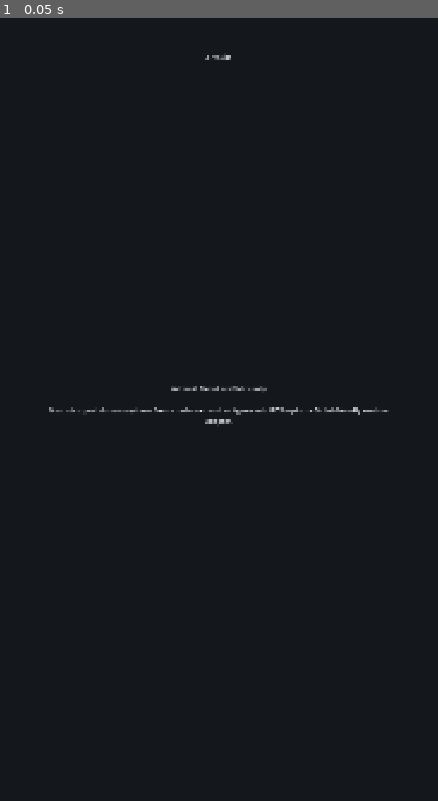
Above: before the commit, frame 1.
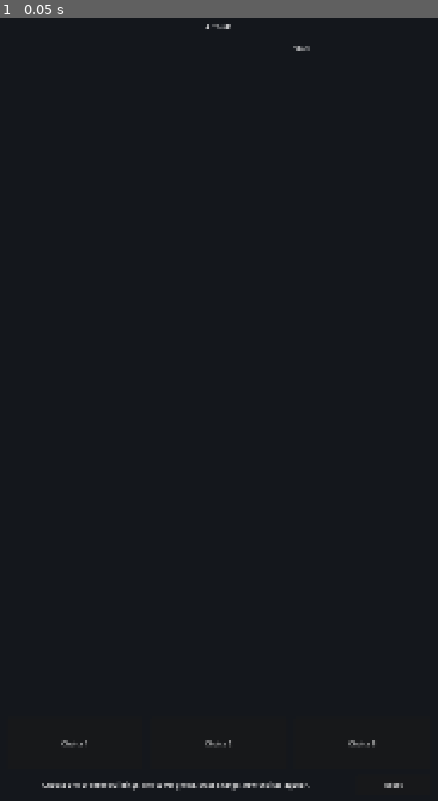
Above: after the commit, the same moment.

Repository: JUSTConnect/artbuild
Game: Godot game, scene res://scenes/main.tscn
Same seed, same stepped clock (60 frames per second), same inputs: the game is played once before the commit and once after it.
Inputs:
- Up to frame 1 (0.05 s): no input

The runs differ from the first frame. In frame 1, 0.9% of the frame differs, in the area x 9-93%, y 0-99%.
Error after the commit: Invalid assignment of property or key 'text' with value of type 'String' on a base object of type 'null instance'. (res://scripts/main.gd:6)

Commit message:
Add playable Godot scene UI

Diff:
--- a/scenes/main.tscn
+++ b/scenes/main.tscn
@@ -24,27 +24,114 @@
 layout_mode = 1
 anchors_preset = 10
 anchor_right = 1.0
-offset_top = 96.0
-offset_bottom = 156.0
+offset_top = 28.0
+offset_bottom = 76.0
 grow_horizontal = 2
 text = "Artbuild"
 horizontal_alignment = 1
 vertical_alignment = 1
 
-[node name="Status" type="Label" parent="."]
+[node name="Stats" type="Label" parent="."]
+layout_mode = 1
+anchors_preset = 1
+anchor_left = 1.0
+anchor_right = 1.0
+offset_left = -360.0
+offset_top = 92.0
+offset_right = -32.0
+offset_bottom = 292.0
+grow_horizontal = 0
+text = "Stats"
+horizontal_alignment = 0
+vertical_alignment = 0
+autowrap_mode = 3
+
+[node name="TowerArea" type="Control" parent="."]
+layout_mode = 1
+anchors_preset = 15
+anchor_right = 1.0
+anchor_bottom = 1.0
+offset_left = 60.0
+offset_top = 100.0
+offset_right = -60.0
+offset_bottom = -260.0
+grow_horizontal = 2
+grow_vertical = 2
+
+[node name="Tower" type="Control" parent="TowerArea"]
 layout_mode = 1
 anchors_preset = 8
 anchor_left = 0.5
 anchor_top = 0.5
 anchor_right = 0.5
 anchor_bottom = 0.5
-offset_left = -420.0
-offset_top = -80.0
-offset_right = 420.0
-offset_bottom = 80.0
+offset_left = -240.0
+offset_top = -360.0
+offset_right = 240.0
+offset_bottom = 360.0
 grow_horizontal = 2
 grow_vertical = 2
-text = "Godot scaffold ready\nUse the JS prototype as gameplay reference while porting systems to GDScript."
+
+[node name="ChoiceBar" type="HBoxContainer" parent="."]
+layout_mode = 1
+anchors_preset = 12
+anchor_top = 1.0
+anchor_right = 1.0
+anchor_bottom = 1.0
+offset_left = 32.0
+offset_top = -210.0
+offset_right = -32.0
+offset_bottom = -86.0
+grow_horizontal = 2
+grow_vertical = 0
+theme_override_constants/separation = 18
+
+[node name="Choice1" type="Button" parent="ChoiceBar"]
+custom_minimum_size = Vector2(0, 118)
+layout_mode = 2
+size_flags_horizontal = 3
+text = "Choice 1"
+
+[node name="Choice2" type="Button" parent="ChoiceBar"]
+custom_minimum_size = Vector2(0, 118)
+layout_mode = 2
+size_flags_horizontal = 3
+text = "Choice 2"
+
+[node name="Choice3" type="Button" parent="ChoiceBar"]
+custom_minimum_size = Vector2(0, 118)
+layout_mode = 2
+size_flags_horizontal = 3
+text = "Choice 3"
+
+[node name="Hint" type="Label" parent="."]
+layout_mode = 1
+anchors_preset = 12
+anchor_top = 1.0
+anchor_right = 1.0
+anchor_bottom = 1.0
+offset_left = 32.0
+offset_top = -72.0
+offset_right = -240.0
+offset_bottom = -24.0
+grow_horizontal = 2
+grow_vertical = 0
+text = "Choose one of three buildings. The tower grows, stats change, new choices appear."
 horizontal_alignment = 1
 vertical_alignment = 1
 autowrap_mode = 3
+
+[node name="ResetButton" type="Button" parent="."]
+layout_mode = 1
+anchors_preset = 3
+anchor_left = 1.0
+anchor_top = 1.0
+anchor_right = 1.0
+anchor_bottom = 1.0
+offset_left = -210.0
+offset_top = -72.0
+offset_right = -32.0
+offset_bottom = -24.0
+grow_horizontal = 0
+grow_vertical = 0
+text = "Reset"
